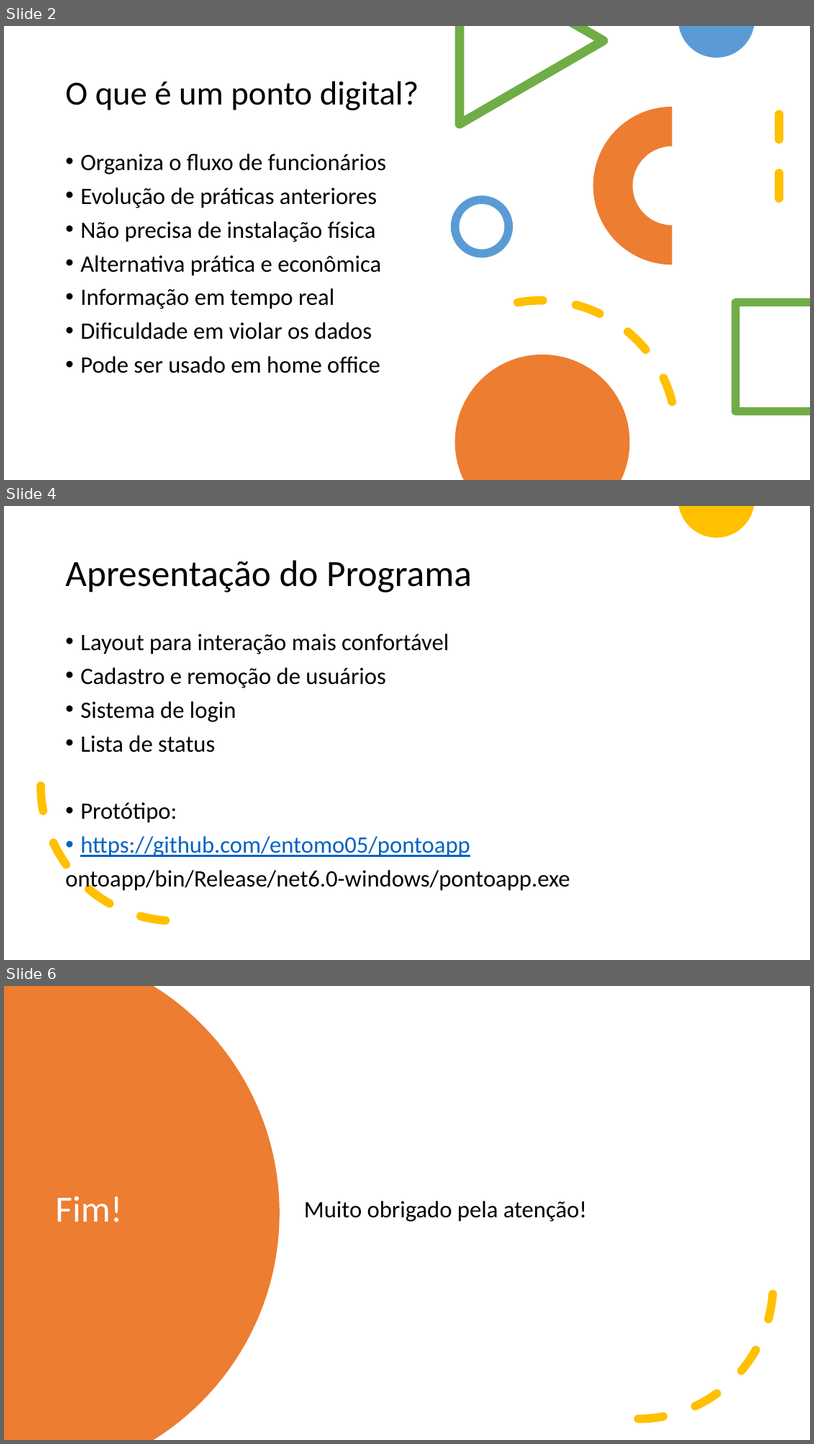
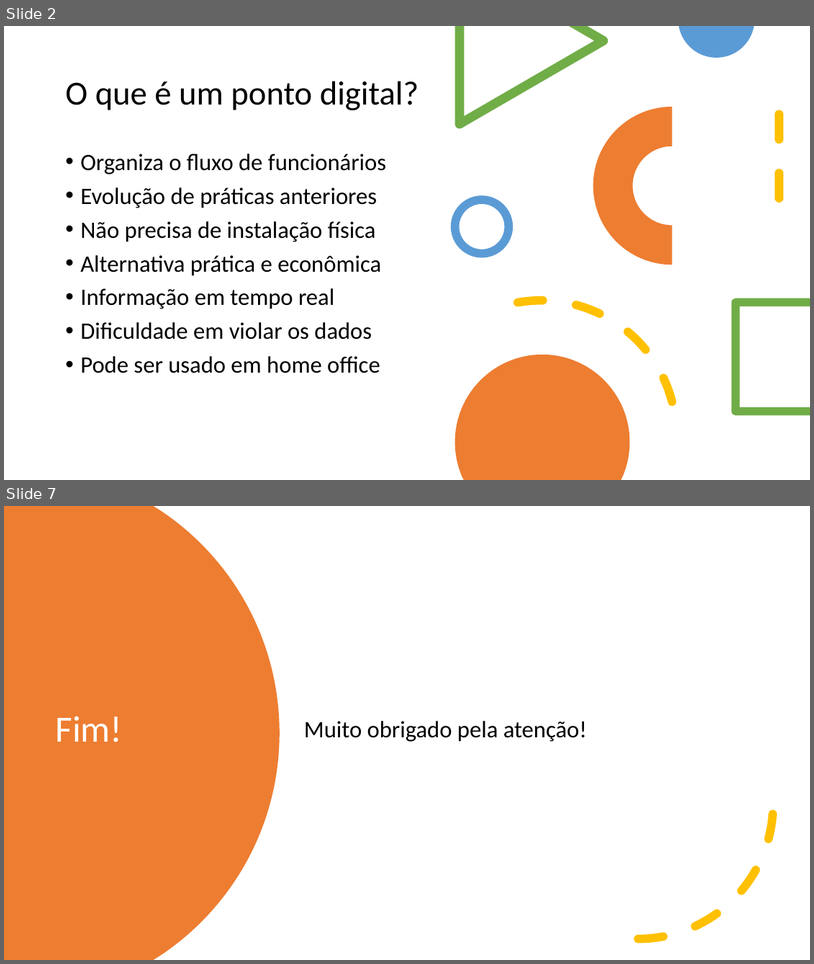
Before and after one commit to fbarreto05/Ponteiro, a slide deck: apresentacao_pontoapp.pptx. Shown one above the other, each under a label of ours: slides 2, 4 and 6 before the commit, slides 2 and 7 after it; the slides between them are not shown. The pictures are 814x1444 and 814x964 pixels, drawn with LibreOffice and Linux fonts; fonts in the diff are those of the drawing. Boxes give left, top, right and bottom in pixels: in the first picture for what was removed or moved away, otherwise in the second. Text is boxed around its words. In the diff, an @@ line names an element or a change of style, - is before the commit and + after.

```diff
--- a/apresentacao_pontoapp.pptx
+++ b/apresentacao_pontoapp.pptx
@@ slide 4 removed at (x1=4, y1=506, x2=810, y2=960), background #FFFFFF @@
@@ freeform shape removed at (x1=679, y1=506, x2=754, y2=538) @@
@@ title removed at (x1=65, y1=560, x2=472, y2=592) @@
-Apresentação do Programa
@@ text removed at (x1=65, y1=633, x2=570, y2=893) @@
-• Layout para interação mais confortável
-• Cadastro e remoção de usuários
-• Sistema de login
-• Lista de status
-• Protótipo:
-• https://github.com/entomo05/pontoapp
-ontoapp/bin/Release/net6.0-windows/pontoapp.exe
@@ arc (boxed as its full ellipse) removed at (x1=41, y1=651, x2=311, y2=921) @@
@@ what was slide 6 is now slide 7 @@
```
Also in this commit, not shown: 3 slides changed, 2 slides added.
